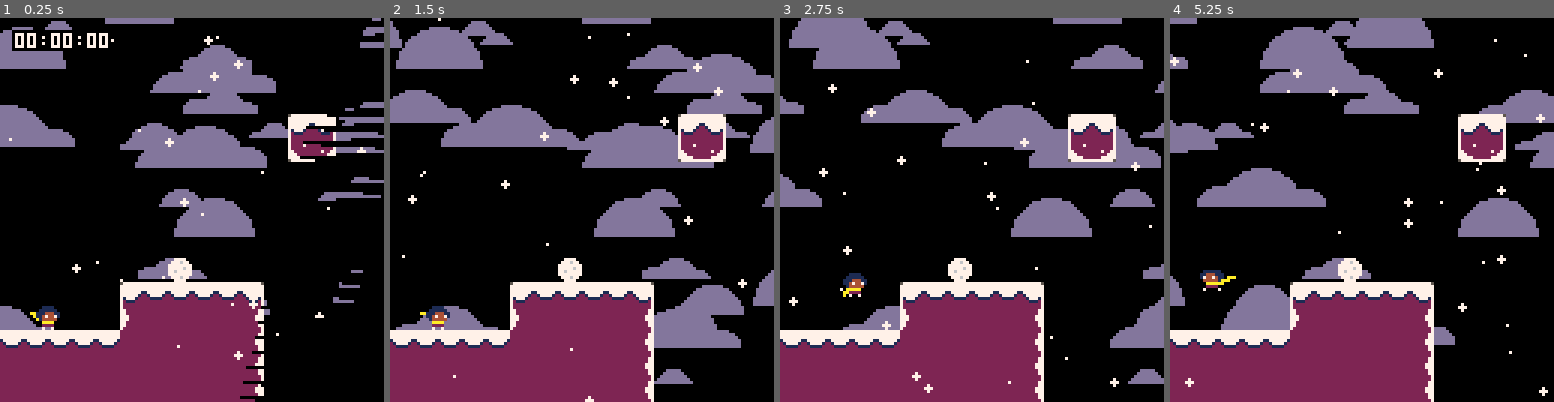
Above: before the commit, frames 1-4 (left to right).
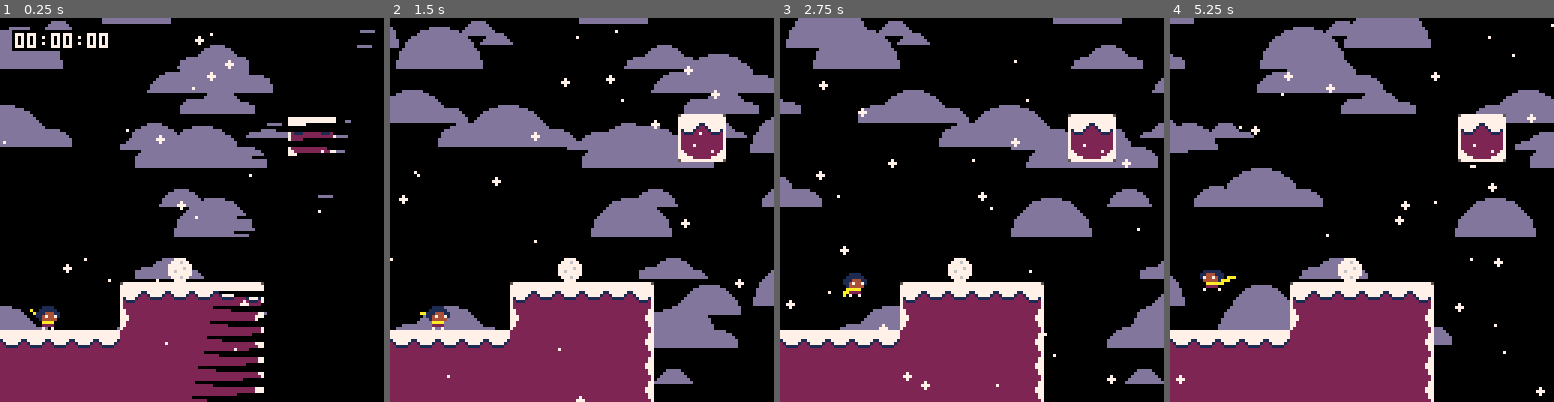
Above: after the commit, the same moments.

Repository: ExOK/Celeste2
Game: PICO-8 cartridge 0.p8
Same seed, same stepped clock (60 frames per second), same inputs: the game is played once before the commit and once after it.
Inputs:
- Up to frame 1 (0.25 s): no input
- Up to frame 2 (1.5 s): tap X (X key) at 0.33, 1.07 s; tap O (Z key) at 0.7 s
- Up to frame 3 (2.75 s): hold Right 1.6-2.1 s; tap O (Z key) at 1.7, 2.1, 2.5 s; tap X (X key) at 1.85 s; hold Up 2.15-2.42 s; hold Right from 2.47 s (still down)
- Up to frame 4 (5.25 s): tap O (Z key) every 0.4 s from 2.9 to 4.9 s; tap X (X key) at 2.97, 4.08, 5.2 s; release Right at 3.03 s; hold Left 3.08-3.58 s; hold Down 3.63-3.97 s; hold Right 4.02-4.68 s; hold Up 4.73-5.03 s; hold Left from 5.08 s (still down)

The runs differ from the first frame. In frame 1, 4.9% of the frame differs, in the area x 0-100%, y 0-100%; in frame 2, 1.8%; in frame 3, 1.7%; in frame 4, 1.7%.

Commit message:
room loading fix

Diff:
--- a/main.lua
+++ b/main.lua
@@ -1,5 +1,4 @@
 -- globals
-room = 0
 objects = {}
 snow = {}
 clouds = {}
@@ -17,7 +16,7 @@
 		clouds[i] = { x = rnd(132), y = rnd(132), s = 16 + rnd(32) }
 	end
 
-	room_load(0)
+	load()
 end
 
 function _update()
@@ -79,7 +78,7 @@
 	-- draw tileset
 	for x=0,96 do
 		for y=0,16 do
-			local tile = room_tile_at(x, y)
+			local tile = tile_at(x, y)
 			if (tile != 0 and fget(tile, 0)) then
 				spr(tile, x * 8, y * 8)
 			end
@@ -149,7 +148,7 @@
 end
 
 -- gets the tile at the given location in the CURRENT room
-function room_tile_at(x, y)
+function tile_at(x, y)
 	if (raw_level) then
 		return mget(x, y)
 	else
@@ -158,8 +157,7 @@
 end
 
 -- loads the given room
-function room_load(index)
-	room = index
+function load()
 	objects = {}
 	infade = 0
 	camera(0, 0)
@@ -173,10 +171,10 @@
 
 	px9_decomp(0, 0, 0x2000, vget, vset)
 
-	for i = 0,15 do
-		for j = 0,15 do
+	for i = 0,level.width-1 do
+		for j = 0,level.height-1 do
 			for n=1,#types do
-				if (room_tile_at(i, j) == types[n].tile) then
+				if (tile_at(i, j) == types[n].tile) then
 					create(types[n], i * 8, j * 8)
 				end
 			end
--- a/object.lua
+++ b/object.lua
@@ -106,7 +106,7 @@
 
 	for i = flr((ox + self.x + self.hit_x) / 8),flr((ox + self.x + self.hit_x + self.hit_w - 1) / 8) do
 		for j = tile_y(oy + self.y + self.hit_y),tile_y(oy + self.y + self.hit_y + self.hit_h - 1) do
-			if (fget(room_tile_at(i, j), 1)) then
+			if (fget(tile_at(i, j), 1)) then
 				return true
 			end
 		end
--- a/player.lua
+++ b/player.lua
@@ -56,7 +56,7 @@
 
 -- 0 = nothing, 1 = hit!, 2 = fail
 player.grapple_check = function(self, x, y)
-	local tile = room_tile_at(flr(x / 8), tile_y(y))
+	local tile = tile_at(flr(x / 8), tile_y(y))
 	if (fget(tile, 1)) then
 		self.grapple_hit = nil
 		return fget(tile, 2) and 2 or 1
@@ -348,7 +348,7 @@
 
 		self.dead_timer += 1
 		if (self.dead_timer > 20) then
-			room_load(room)
+			load()
 		end
 		return
 	end
